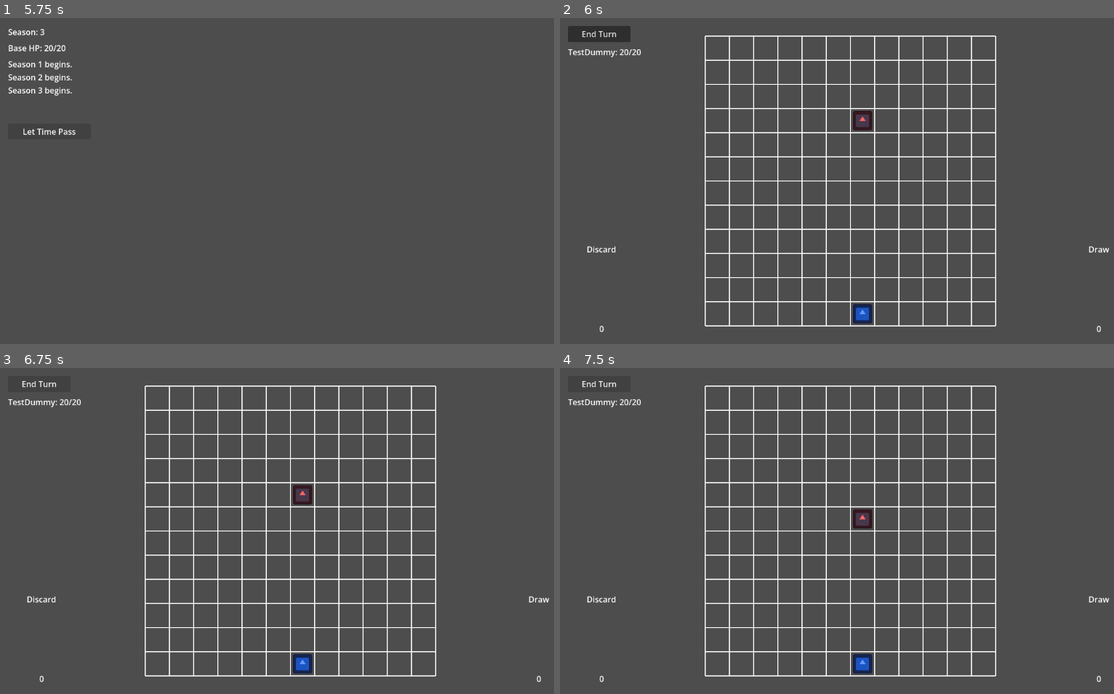
Above: before the commit, frames 1-4 (two rows, left to right).
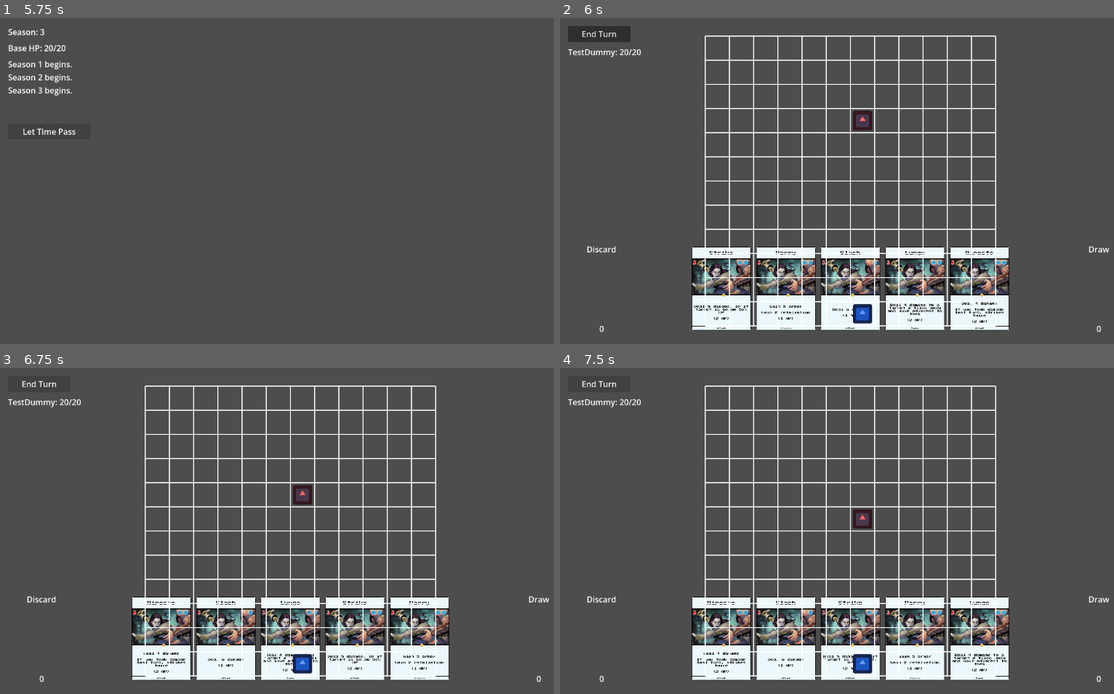
Above: after the commit, the same moments.

Repository: kshipp-gif/MEXXX
Game: Godot game, scene res://scenes/Main.tscn
Two runs of this game, one before a commit and one after it. Both use one fixed random seed, a clock stepped at 60 frames per second and the inputs below. The engine's default icon, where the game draws it, is replaced by a stand-in: a white triangle on a blue panel in a dark square.
Inputs (mouse positions are in pixels of both pictures, inside the frame that each line leads up to):
- Up to frame 1 (5.75 s): click "New Game" at 0.5 s; click "Back" at 1.25 s; click "New Game" at 2 s; click "Start Run" at 2.75 s; click "Let Time Pass" at 3.5 s; click "Let Time Pass" at 4.25 s; click "Let Time Pass" at 5 s
- Up to frame 2 (6 s): tap Enter at 5.75 s; move the mouse to (975, 164) at 5.77 s; click (975, 164) at 5.92 s
- Up to frame 3 (6.75 s): click "End Turn" at 6.5 s
- Up to frame 4 (7.5 s): click "End Turn" at 7.25 s

Frame 1 is identical in both runs. In frame 2, 12% of the frame differs, in the area x 23-82%, y 70-96%; in frame 3, 12%; in frame 4, 12%.

Commit message:
refactor(combat): Replace hardcoded test deck with dynamic loadout system
- Replace _build_test_deck() with _equip_starting_loadout() to load items from MechDefinition
- Equip starting items into mech slots (L_Arm, R_Arm, Legs, Back, Head) based on slot_names array
- Build deck dynamically from all equipped items via DeckManager.build_deck()
- Move card_data assignment in HandDisplay after add_child() to ensure node is in tree before _update_art() access
- Wire card inspect signal before assigning card_data for proper initialization order
- Enables flexible mech loadouts instead of hardcoded broadsword for all combats

Diff:
--- a/scenes/CombatScene.gd
+++ b/scenes/CombatScene.gd
@@ -45,8 +45,8 @@
 	# Wire the End Turn button.
 	$UI/EndTurnButton.pressed.connect(_on_end_turn)
 
-	# Build the deck from the broadsword item.
-	_build_test_deck()
+	# Equip starting items and build the deck from them.
+	_equip_starting_loadout()
 
 func _exit_tree() -> void:
 	EventBus.unsubscribe("slot_changed", _on_slot_changed)
@@ -61,23 +61,26 @@
 		enemy_nodes.append(child)
 	$CombatTurnManager.start_combat(enemy_nodes)
 
-## Load the Broadsword item and populate DeckManager directly.
-## Stamps source_item on each card so inspect panel shows item name and tags.
-func _build_test_deck() -> void:
-	$DeckManager.deck.clear()
-	$DeckManager.hand.clear()
-	$DeckManager.discard_pile.clear()
-
-	var broadsword: Item = load("res://data/arms/broadsword/item.tres") as Item
-	if broadsword == null or broadsword.card_set == null:
-		push_warning("CombatScene: broadsword.tres not found or has no card_set — deck will be empty.")
+## Equip items from the MechDefinition's starting_items into the Mech's slots
+## and build the deck from them.
+func _equip_starting_loadout() -> void:
+	var slot_manager: Node = $Mech/SlotManager
+	var mech_def: Resource = load("res://data/mechs/mech_a.tres")
+	if mech_def == null:
+		push_warning("CombatScene: mech_a.tres not found — deck will be empty.")
 		return
 
-	for card in broadsword.card_set.cards:
-		card.source_item = broadsword
-		$DeckManager.deck.append(card)
+	# starting_items maps by index to slots: [L_Arm, R_Arm, Legs, Back, Head]
+	var slot_names: Array = ["L_Arm", "R_Arm", "Legs", "Back", "Head"]
+	for i in range(mech_def.starting_items.size()):
+		var item: Item = mech_def.starting_items[i] as Item
+		if item == null:
+			continue
+		if i < slot_names.size():
+			slot_manager.equip(slot_names[i], item)
 
-	$DeckManager.deck.shuffle()
+	# Build the deck from all equipped items.
+	$DeckManager.build_deck(slot_manager)
 
 ## Rebuild the deck whenever a slot changes (e.g., mid-combat equip swap).
 func _on_slot_changed(_payload: Dictionary) -> void:
--- a/scenes/HandDisplay.gd
+++ b/scenes/HandDisplay.gd
@@ -328,15 +328,17 @@
 		card_node.position = home
 		card_node.z_index = i + 1
 
-		# Assign Card resource for inspect and play.
-		if hand[i] is Card:
-			card_node.card_data = hand[i]
-
 		# Wire right-click inspect.
 		if card_node.has_signal("inspect_requested"):
 			card_node.inspect_requested.connect(_on_inspect_requested)
 
 		add_child(card_node)
+
+		# Assign Card resource AFTER add_child so the node is in the tree
+		# and _update_art() can access $CardImage.
+		if hand[i] is Card:
+			card_node.card_data = hand[i]
+
 		_hand_nodes.append(card_node)
 		_home_positions.append(home)
 
